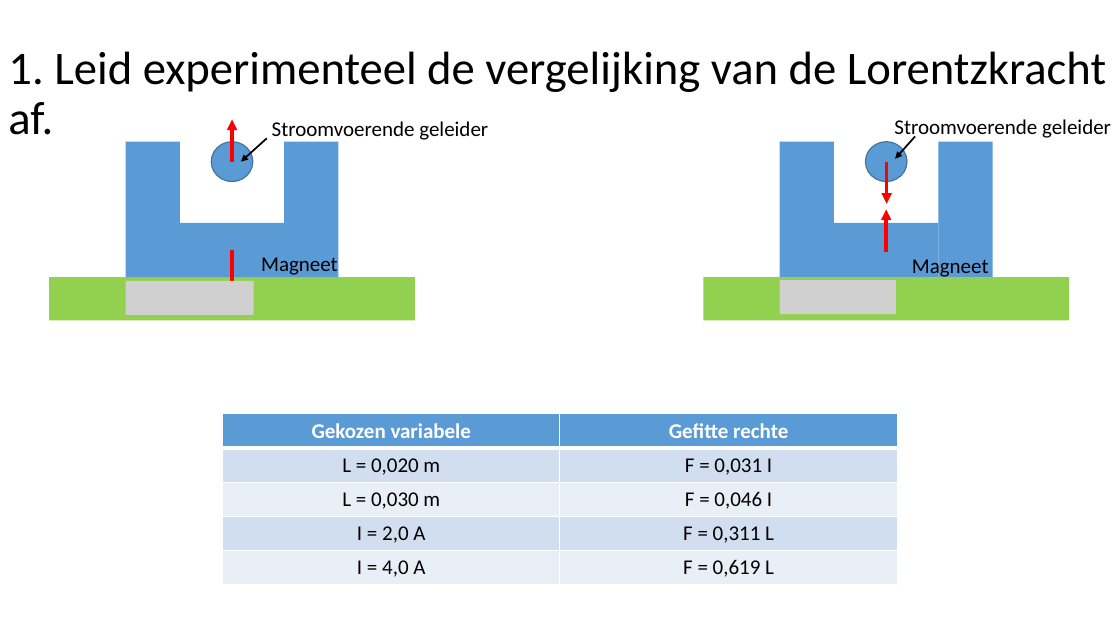
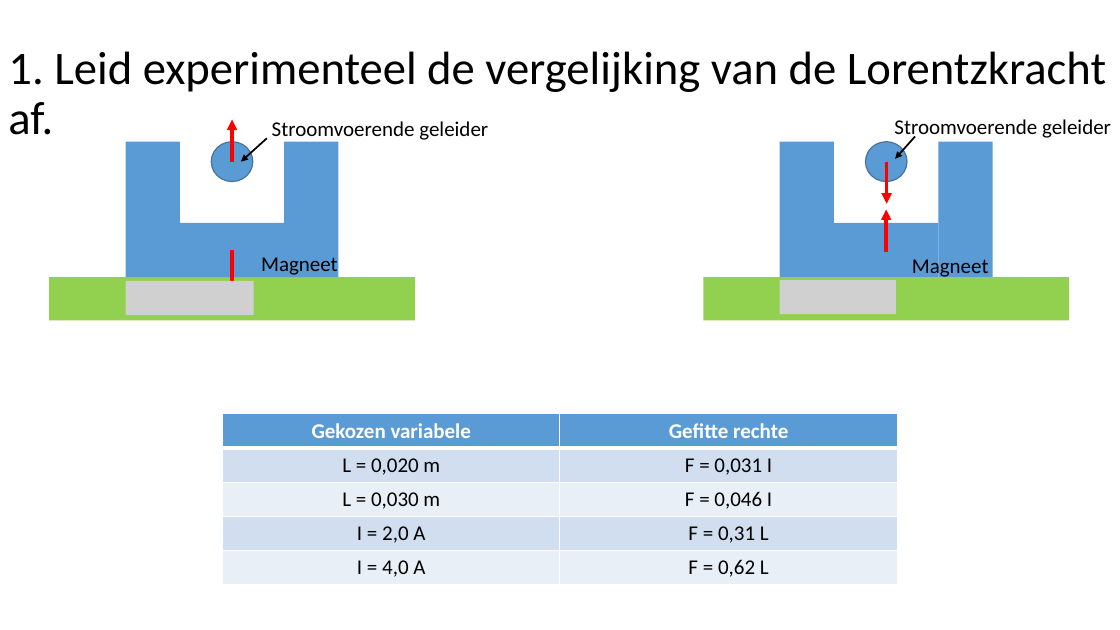
Before and after one commit to KevinTruyaert/DCS, a slide deck: slide 5 of BesprekingLaboM4.pptx. Drawn at 1120x630 pixels with LibreOffice and Linux fonts; fonts in the diff are those of the drawing; grey boxes stand for pictures. Boxes give left, top, right and bottom in pixels: in the first picture for what was removed or moved away, otherwise in the second. Text is boxed around its words. In the diff, an @@ line names an element or a change of style, - is before the commit and + after.

```diff
--- a/BesprekingLaboM4.pptx
+++ b/BesprekingLaboM4.pptx
@@ table at (223,414,898,585) @@
-row 4, column 2: F = 0,311 L
+row 4, column 2: F = 0,31 L
-row 5, column 2: F = 0,619 L
+row 5, column 2: F = 0,62 L
```
Also in this commit, not shown: 1 other slide changed, 1 other file.
